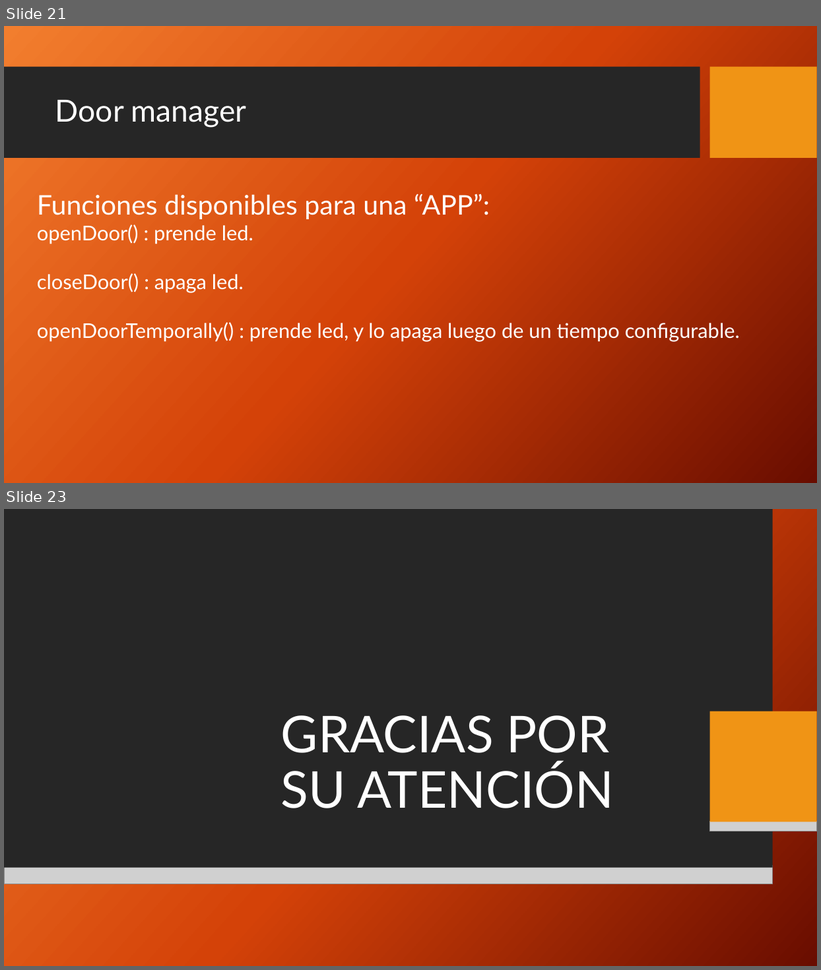
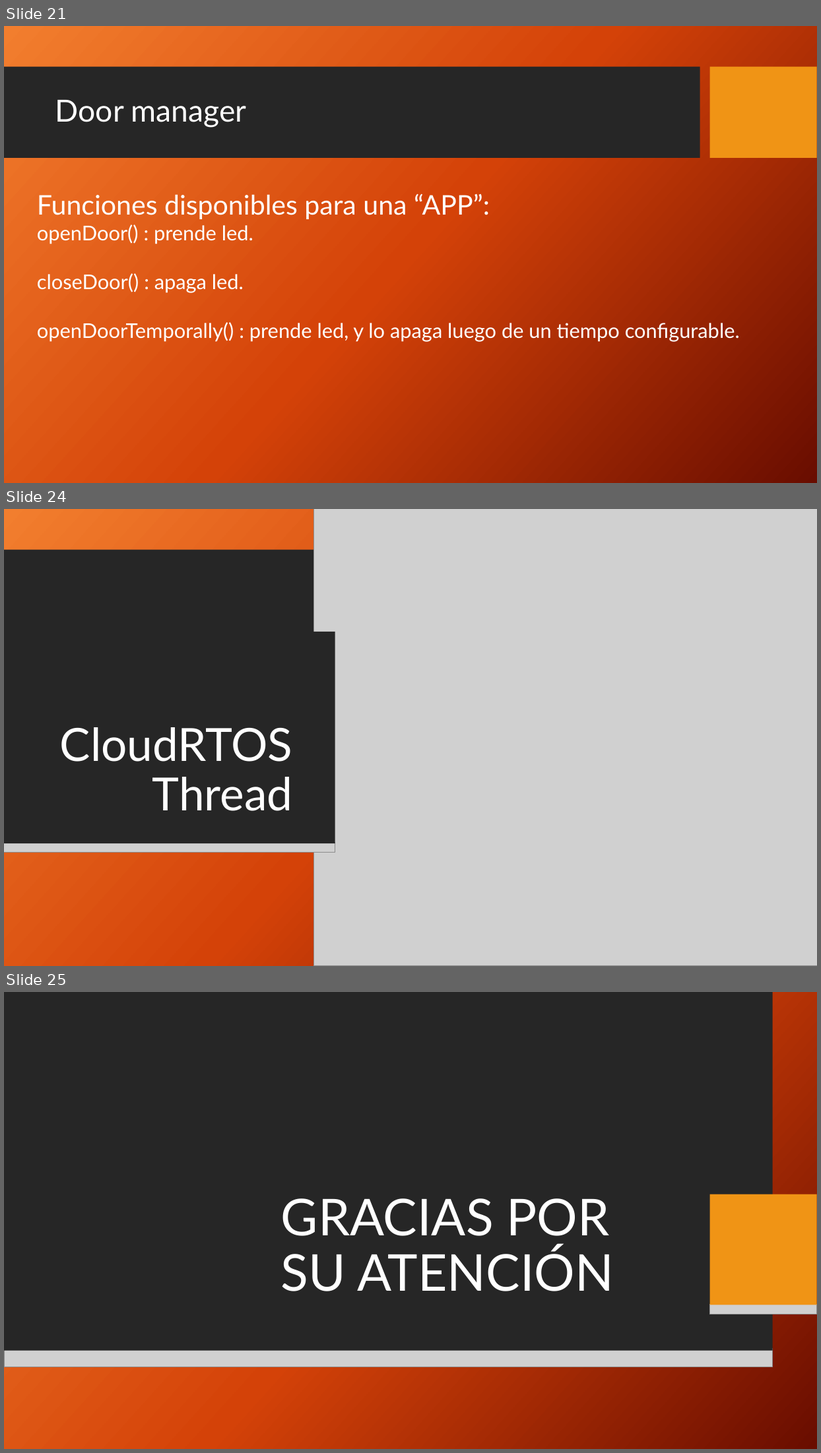
Before and after one commit to mlarroque/TP4-LABmicros, a slide deck: projectsTP4/PPT/Control de Acceso + RTOS + CLOUD.pptx. Shown one above the other, each under a label of ours: slides 21 and 23 before the commit, slides 21, 24 and 25 after it; the slides between them are not shown. The pictures are 821x970 and 821x1453 pixels, drawn with LibreOffice and Linux fonts; fonts in the diff are those of the drawing; grey boxes stand for pictures; background and template pictures are left out. Boxes give left, top, right and bottom in pixels: in the first picture for what was removed or moved away, otherwise in the second. Text is boxed around its words. In the diff, an @@ line names an element or a change of style, - is before the commit and + after.

```diff
--- a/projectsTP4/PPT/Control de Acceso + RTOS + CLOUD.pptx
+++ b/projectsTP4/PPT/Control de Acceso + RTOS + CLOUD.pptx
@@ slide 24 added at [4, 509, 817, 966], background picture (left out); not listed: 2 template elements that a slide beside it also shows @@
@@ picture added at [314, 509, 817, 966] @@
@@ rectangle added at [4, 632, 335, 844], fill #262626 @@
@@ rectangle added at [4, 682, 603, 793], fill #262626 @@
@@ rectangle added at [612, 682, 817, 793], fill #F09415 @@
@@ title added at [60, 727, 293, 811], 54 pt, text #FFFFFF @@
+CloudRTOS Thread
@@ picture added at [4, 792, 603, 811] @@
@@ picture added at [612, 792, 817, 811] @@
@@ picture added at [4, 843, 335, 852] @@
@@ what was slide 23 is now slide 25 @@
```
Also in this commit, not shown: 2 other slides added, 1 slide removed, 4 other files.
